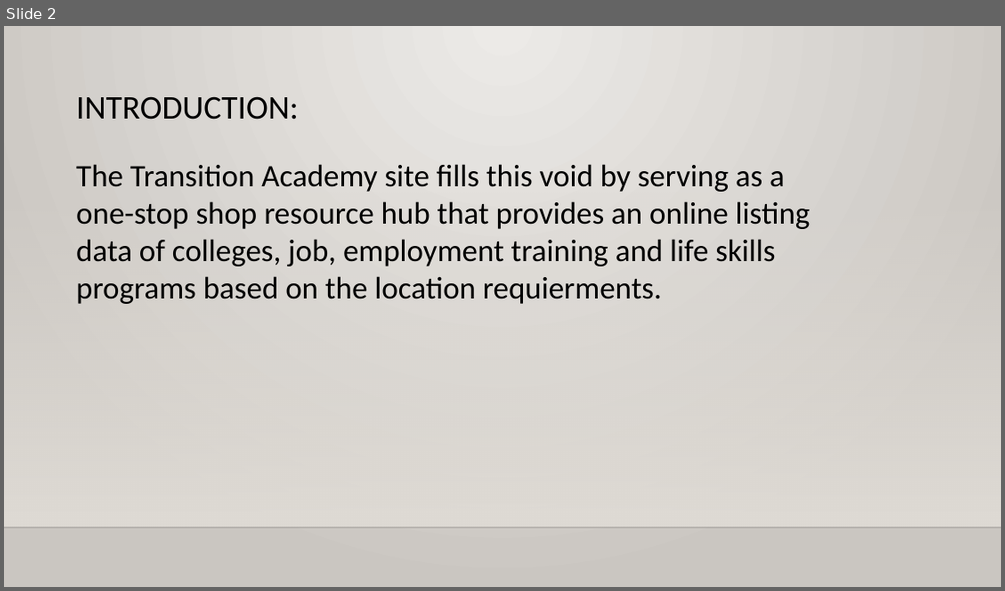
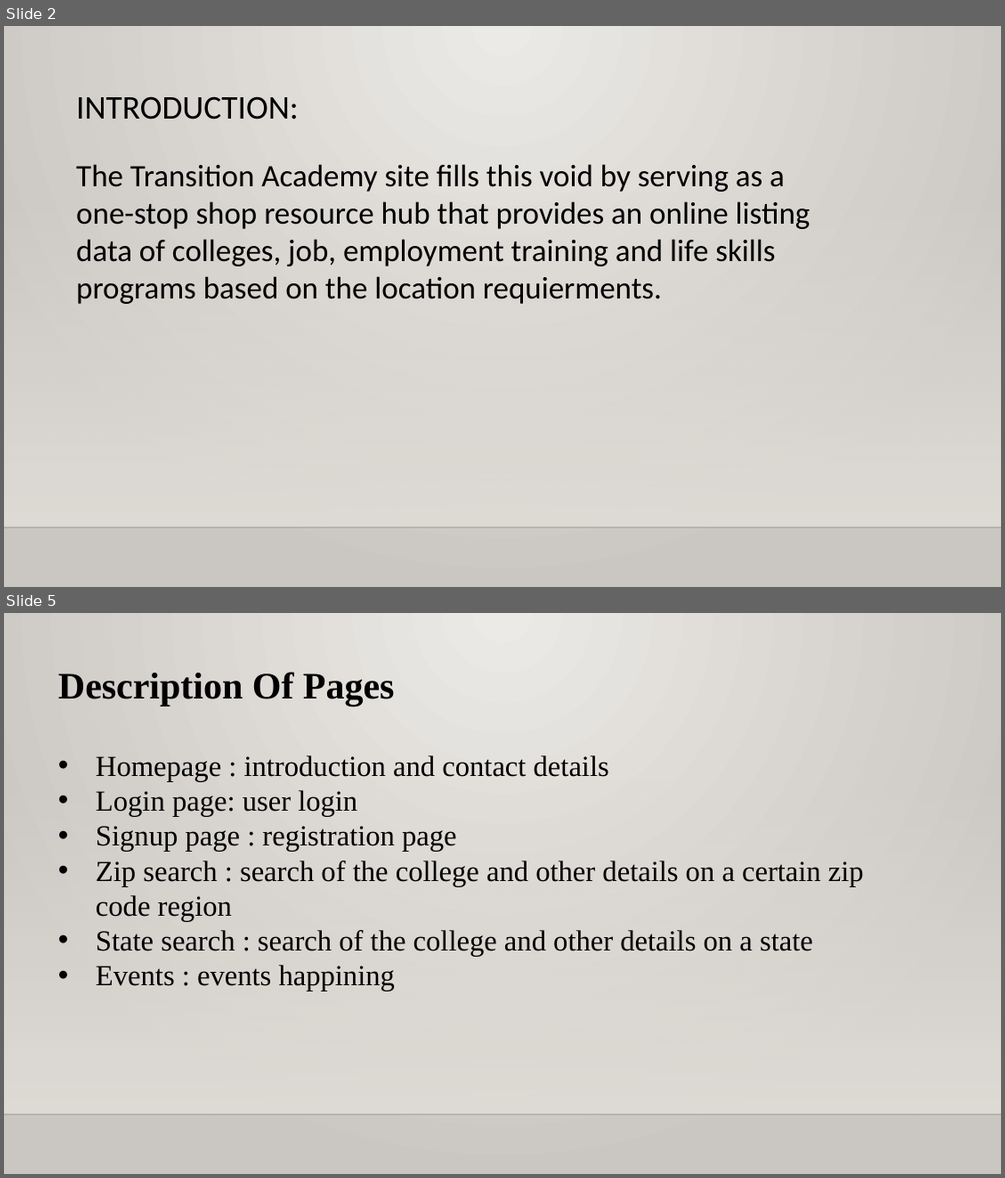
Before and after one commit to srikarpavan/hackathon2019, a slide deck: documentation/The Transition Academy.pptx. Shown one above the other, each under a label of ours: slide 2 before the commit, slides 2 and 5 after it; the slides between them are not shown. The pictures are 1005x591 and 1005x1178 pixels, drawn with LibreOffice and Linux fonts; fonts in the diff are those of the drawing; background and template pictures are left out. Boxes give left, top, right and bottom in pixels: in the first picture for what was removed or moved away, otherwise in the second. Text is boxed around its words. In the diff, an @@ line names an element or a change of style, - is before the commit and + after.

```diff
--- a/documentation/The Transition Academy.pptx
+++ b/documentation/The Transition Academy.pptx
@@ slide 5 added at <box>4,613,1001,1174</box>, background gradient #ECEAE7 to #CAC7C1; not listed: 2 template elements that a slide beside it also shows @@
@@ text added at <box>58,672,395,706</box>, 36 pt, text #000000, bold @@
+Description Of Pages
@@ text added at <box>96,755,864,991</box>, 28 pt, text #000000 @@
+• Homepage : introduction and contact details
+• Login page: user login
+• Signup page : registration page
+• Zip search : search of the college and other details on a certain zip code region
+• State search : search of the college and other details on a state
+• Events : events happining
```
Also in this commit, not shown: 3 other slides added, 3 slides removed, 1 other file.
